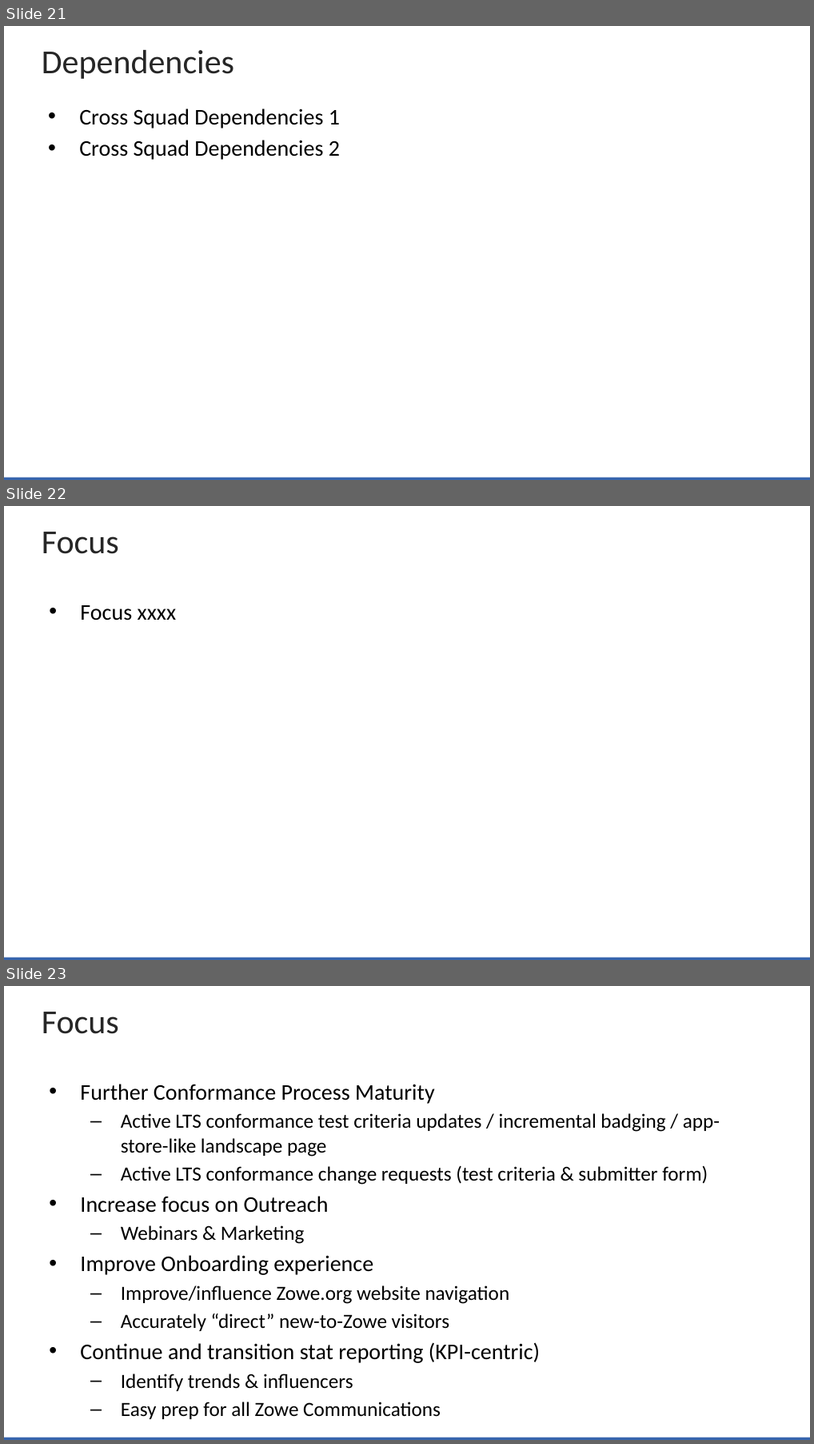
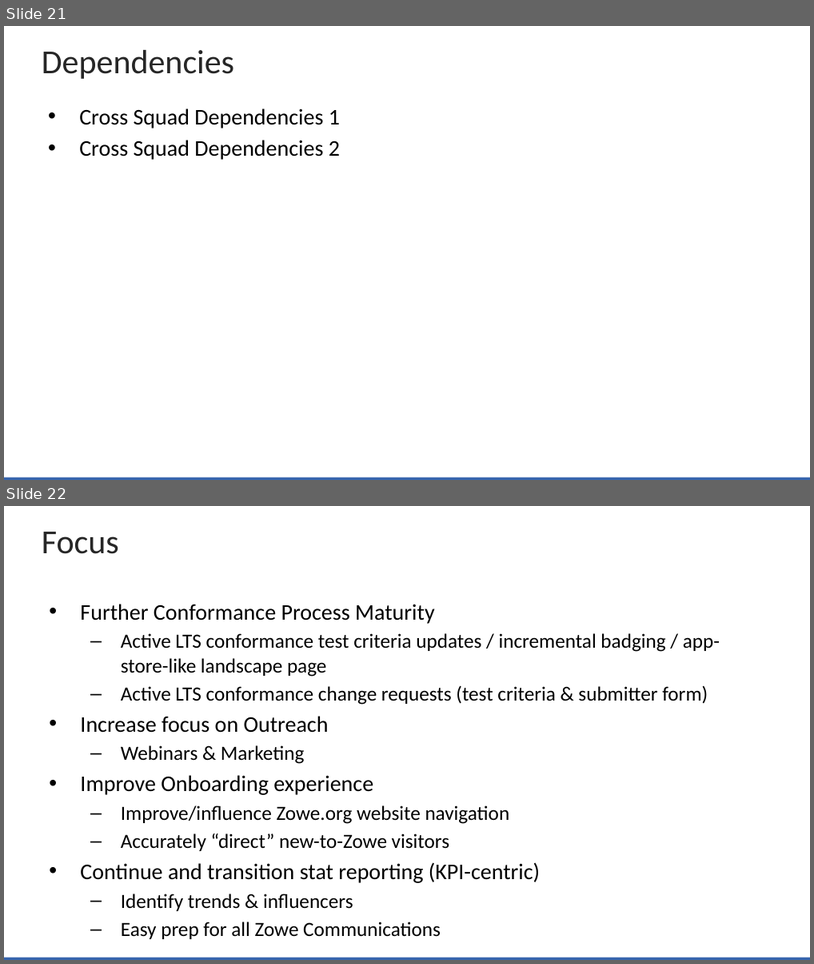
Before and after one commit to zowe/community, a slide deck: Project Management/20PI3 Planning/Zowe Community Squad Focus for 20PI3.pptx. Shown one above the other, each under a label of ours: slides 21, 22 and 23 before the commit, slides 21 and 22 after it. The pictures are 814x1444 and 814x964 pixels, drawn with LibreOffice and Linux fonts; fonts in the diff are those of the drawing; background and template pictures are left out. Boxes give left, top, right and bottom in pixels: in the first picture for what was removed or moved away, otherwise in the second. Text is boxed around its words. In the diff, an @@ line names an element or a change of style, - is before the commit and + after.

```diff
--- a/Project Management/20PI3 Planning/Zowe Community Squad Focus for 20PI3.pptx
+++ b/Project Management/20PI3 Planning/Zowe Community Squad Focus for 20PI3.pptx
@@ slide 22 removed at [4,506,810,960], background #FFFFFF; not listed: 1 template element that a slide beside it also shows @@
@@ title removed at [42,532,119,554] @@
-Focus
@@ text removed at [80,605,177,620] @@
-• Focus xxxx
@@ what was slide 23 is now slide 22 @@
```
Also in this commit, not shown: 1 slide added, 1 other slide removed, 1 other file.
